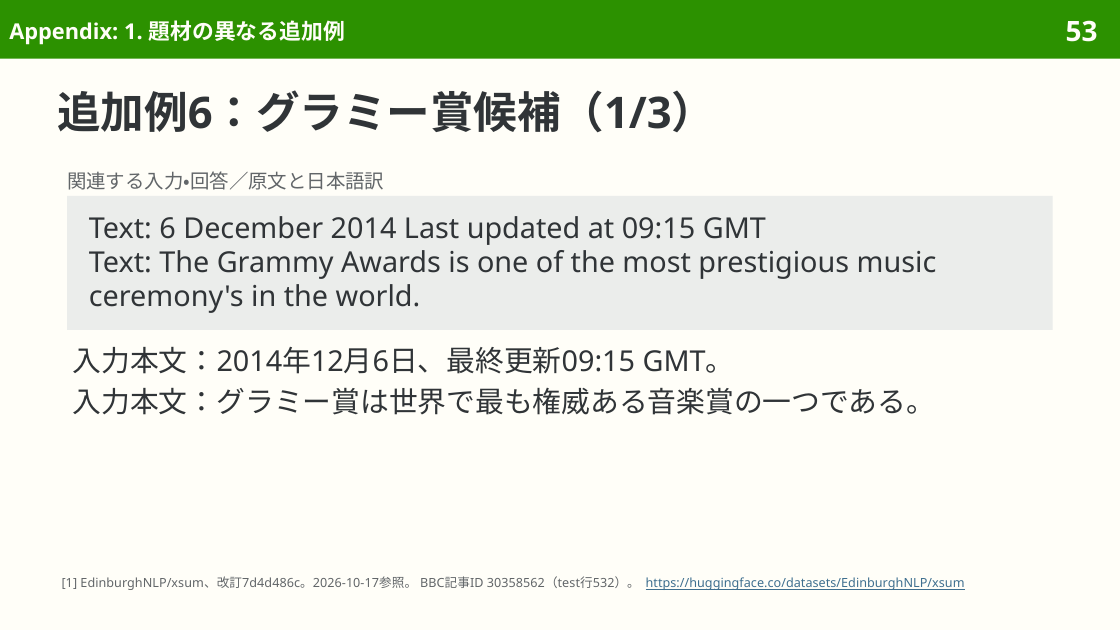
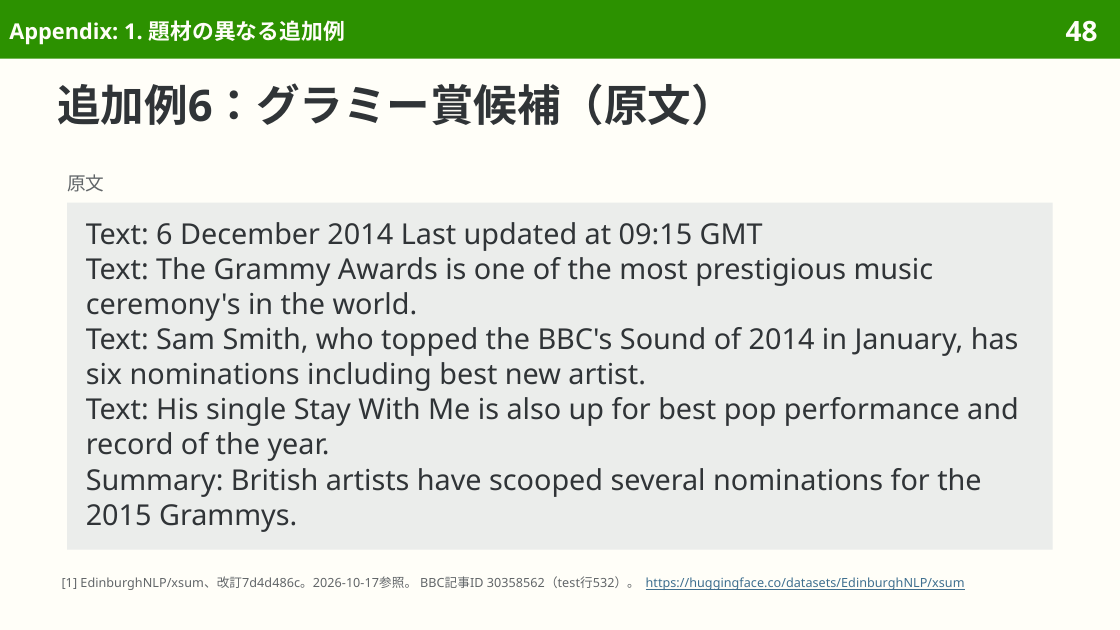
Before and after one commit to sasakiy84/datasets-in-10-minutes, a slide deck: slide 48 of slides/datasets-in-10-minutes-xsum.pptx (slide 53 before the commit). Drawn at 1120x630 pixels with LibreOffice and Linux fonts; fonts in the diff are those of the drawing. Boxes give left, top, right and bottom in pixels: in the first picture for what was removed or moved away, otherwise in the second. Text is boxed around its words. In the diff, an @@ line names an element or a change of style, - is before the commit and + after.

```diff
--- a/slides/datasets-in-10-minutes-xsum.pptx
+++ b/slides/datasets-in-10-minutes-xsum.pptx
@@ page number at box(1066, 20, 1098, 42): text changed @@
-53
+48
@@ title at box(57, 83, 734, 125): text changed @@
-追加例6：グラミー賞候補（1/3）
+追加例6：グラミー賞候補（原文）
@@ text removed at box(67, 171, 384, 190) @@
-関連する入力・回答／原文と日本語訳
@@ text added at box(67, 174, 104, 192), 12 pt, text #626669 @@
+原文
@@ rectangle "Text: 6 December 2014 Last ...": place and size @@
-rectangle "Text: 6 December 2014 Last ..." at box(67, 196, 1053, 330)
+rectangle "Text: 6 December 2014 Last ..." at box(67, 203, 1053, 550)
@@ rectangle "Text: 6 December 2014 Last ..." at box(67, 203, 1053, 550): vertical alignment middle to top @@
@@ text in rectangle at box(86, 222, 934, 321): line spacing 22pt to 22.6pt @@
@@ text in rectangle at box(86, 327, 1019, 532): paragraphs added @@
+Text: Sam Smith, who topped the BBC's Sound of 2014 in January, has six nominations including best new artist.
+Text: His single Stay With Me is also up for best pop performance and record of the year.
+Summary: British artists have scooped several nominations for the 2015 Grammys.
@@ text removed at box(73, 347, 936, 415) @@
-入力本文：2014年12月6日、最終更新09:15 GMT。
-入力本文：グラミー賞は世界で最も権威ある音楽賞の一つである。
```
Also in this commit, not shown: 25 other slides changed, 9 slides removed, 9 other files.
